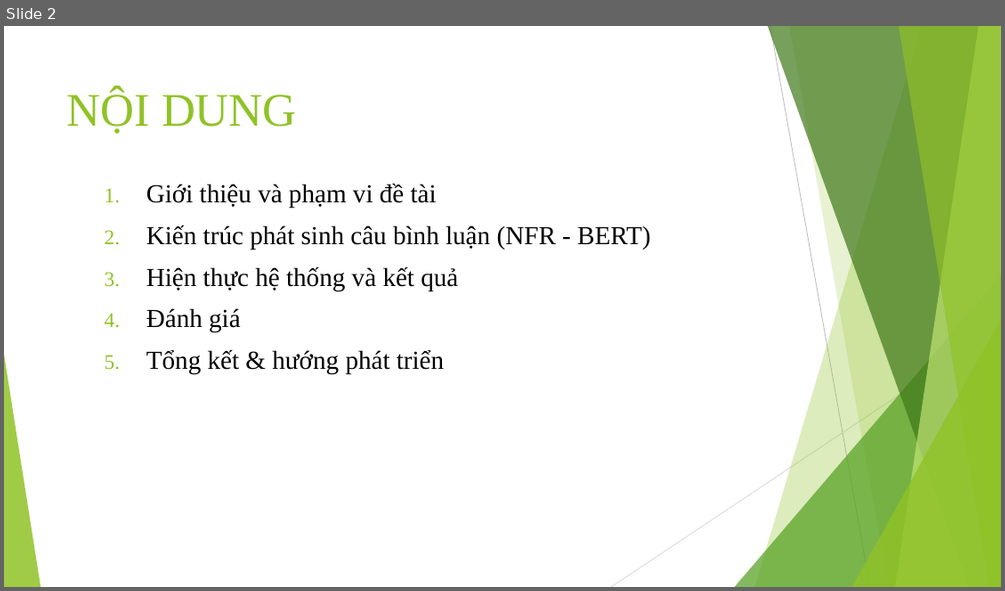
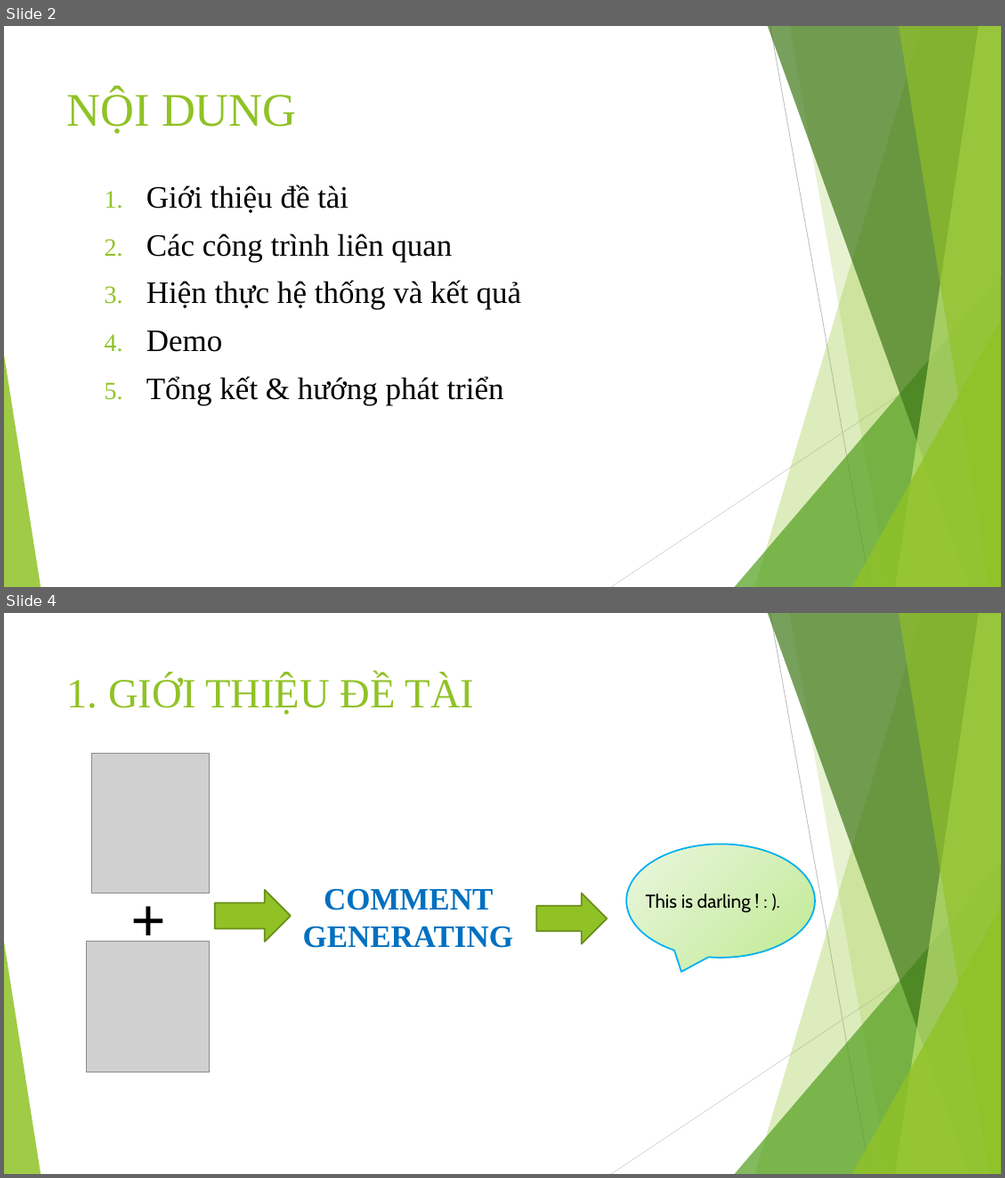
Before and after one commit to trungpham2701/TLCN-CommentGenerationForOutfit, a slide deck: BaoCaoTLCN.pptx. Shown one above the other, each under a label of ours: slide 2 before the commit, slides 2 and 4 after it; the slides between them are not shown. The pictures are 1005x591 and 1005x1178 pixels, drawn with LibreOffice and Linux fonts; fonts in the diff are those of the drawing; grey boxes stand for pictures. Boxes give left, top, right and bottom in pixels: in the first picture for what was removed or moved away, otherwise in the second. Text is boxed around its words. In the diff, an @@ line names an element or a change of style, - is before the commit and + after.

```diff
--- a/BaoCaoTLCN.pptx
+++ b/BaoCaoTLCN.pptx
@@ slide 4 added at [4, 613, 1001, 1174], background #FFFFFF; not listed: 10 template elements that a slide beside it also shows @@
@@ title added at [67, 675, 475, 714], 40 pt, text #90C226 @@
+1. GIỚI THIỆU ĐỀ TÀI
@@ picture added at [91, 754, 210, 893] @@
@@ speech bubble added at [626, 844, 815, 957], fill gradient #C1EA90 to #D7F0BD to #EBF7DF, outline #00B0F0 1.5 pt @@
@@ text added at [123, 876, 172, 959], 60 pt, text #000000, bold @@
++
@@ right arrow added at [215, 890, 291, 941], fill #90C226, outline #6B901C 1.5 pt @@
@@ text added at [303, 889, 513, 948], 30 pt, text #0070C0, bold @@
+COMMENT GENERATING
@@ right arrow added at [536, 893, 607, 944], fill #90C226, outline #6B901C 1.5 pt @@
@@ text added at [646, 893, 751, 913], 18 pt, text #000000 @@
+This is darling ! : ).
@@ picture added at [87, 941, 210, 1072] @@
@@ slide 2 changed as well @@
@@ text at [146, 184, 452, 262]: text changed; size 25 to 30 pt @@
-  1. Giới thiệu và phạm vi đề tài
-  2. Kiến trúc phát sinh câu bình luận (NFR - BERT)
+  1. Giới thiệu đề tài
+  2. Các công trình liên quan
@@ text at [146, 280, 521, 405]: size 25 to 30 pt in "Hiện thực hệ thống và kết quả", "Tổng kết & hướng phát triển" @@
@@ text at [146, 330, 222, 352]: text changed; size 25 to 30 pt @@
-  4. Đánh giá
+  4. Demo
```
Also in this commit, not shown: 16 other slides changed, 2 other slides added.
